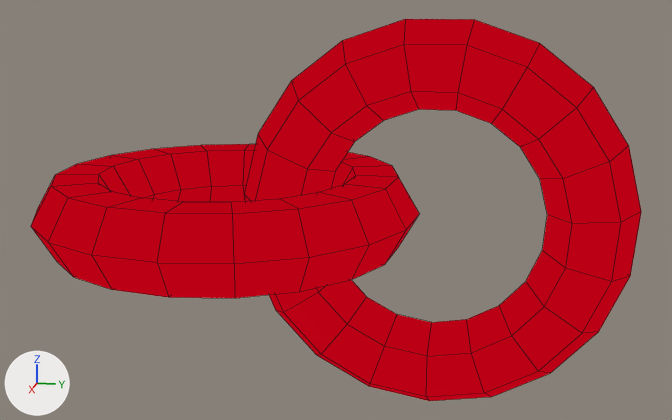
What one commit did to the Blender file levels/bitdw/cain.blend.
Rendered twice from a camera (50 mm lens) standing at (77.6, 25.3, 19.7) and looking at (-0.1, 9.7, 0.3). Every picture has the same lights, and +X, +Y and +Z are marked at lower left. Mesh edges are drawn as thin lines.

In view in the first picture: 'skinned'.
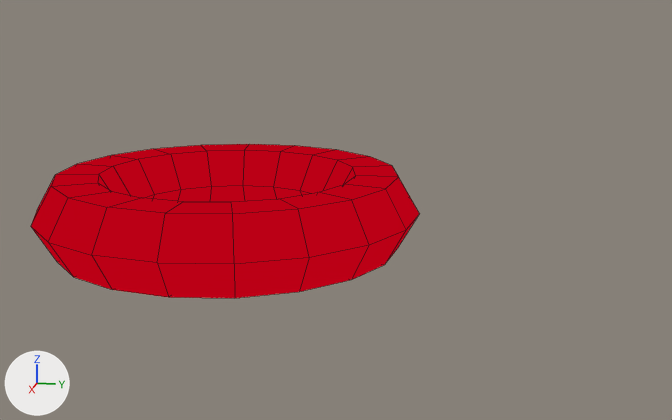
Pixel boxes (x1, y1, x2, y2) of what changed, in the pictures (672 x 420 px):
'skinned', reshaped (36% narrower, 60% shorter): before (31, 19, 641, 401); after (31, 144, 419, 298)
part 1 of me_skinnned_mesh, deleted (red): before (244, 19, 641, 401)

Diff of the bpy script that builds the scene:
```diff
--- a/levels/bitdw/cain.blend.py
+++ b/levels/bitdw/cain.blend.py
@@ me_skinnned_mesh @@
 me_skinnned_mesh.from_pydata(...)  # 228 vertices, 228 faces; spans x -16.7..17.0, y -17.0..16.7, z -35.2..16.9
 # used by ob_skinned; location = (0.0, 0.0, 0.0); rotation_euler = (1.571, 0.0, 0.0), in degrees (90, 0, 0)
+# me_skinnned_mesh part 1: the loose piece of 114 vertices spanning x -3.3..3.3, y -17.0..16.7, z -35.2..-1.4 is deleted
 me_skinnned_mesh.materials.append(mat_f3d_material)
```
